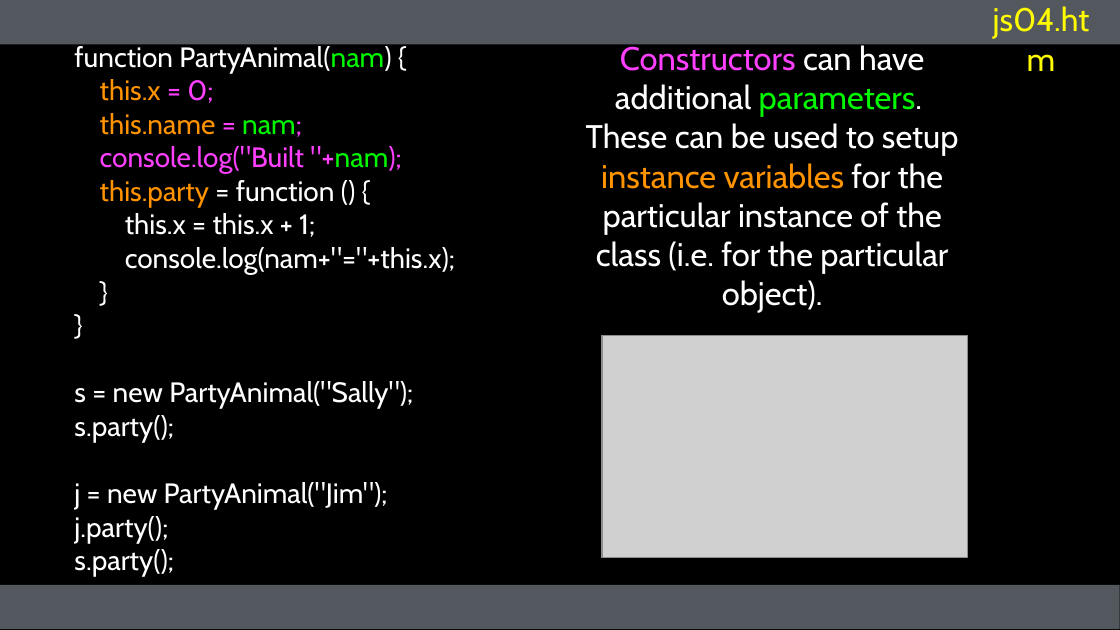
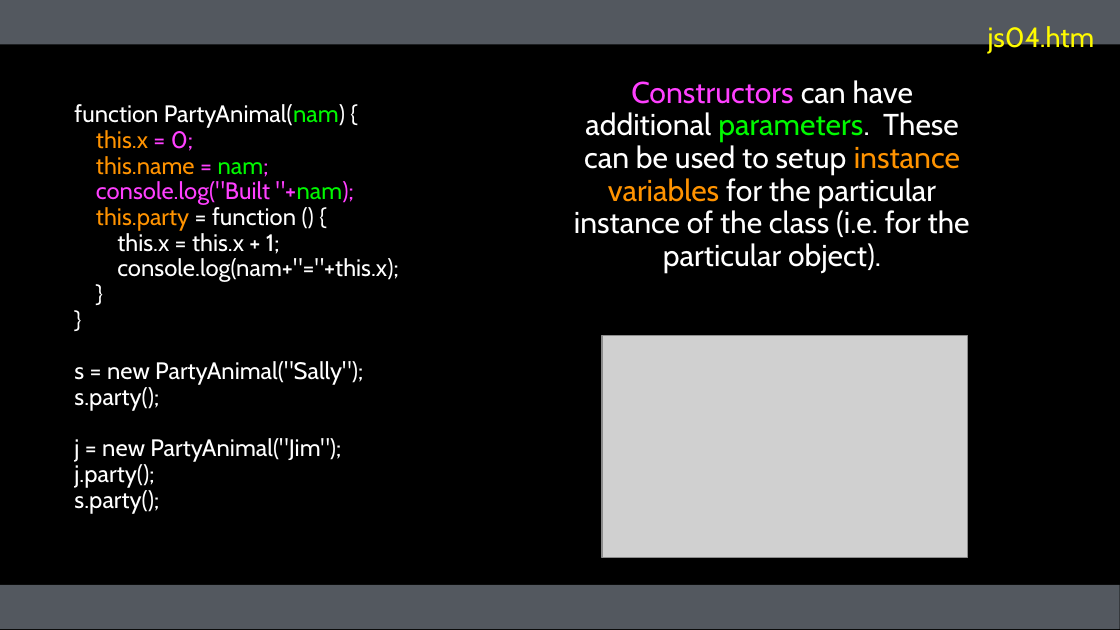
Before and after one commit to csev/wa4e, a slide deck: slide 16 of lectures/JS-02-JavaScript-Objects.ppt. Drawn at 1120x630 pixels with LibreOffice and Linux fonts; fonts in the diff are those of the drawing; grey boxes stand for pictures. Boxes give left, top, right and bottom in pixels: in the first picture for what was removed or moved away, otherwise in the second. Text is boxed around its words. In the diff, an @@ line names an element or a change of style, - is before the commit and + after.

```diff
--- a/lectures/JS-02-JavaScript-Objects.ppt
+++ b/lectures/JS-02-JavaScript-Objects.ppt
@@ free "js04.htm" at box(980, 16, 1102, 62): size 21 to 17.9 pt; line spacing 1 to 0.9 @@
@@ free "function PartyAnimal(nam) {" at box(71, 53, 477, 563): size 18 to 15.3 pt; line spacing 1 to 0.9 @@
@@ free "Constructors can have additional parameters. ..." at box(570, 37, 973, 314): size 21 to 19.4 pt; line spacing 1 to 0.9 @@
```
Also in this commit, not shown: 15 other slides changed, 4 other files.
